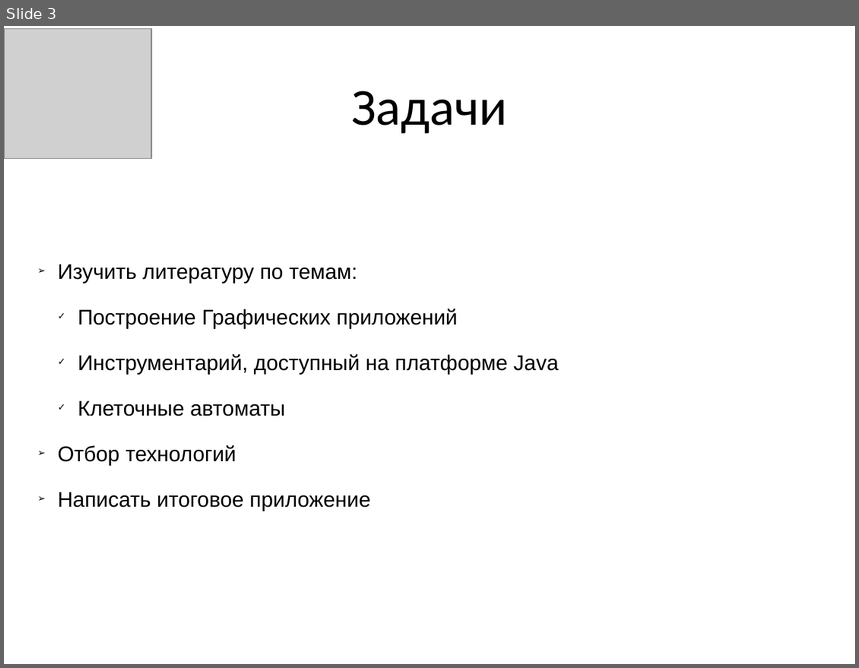
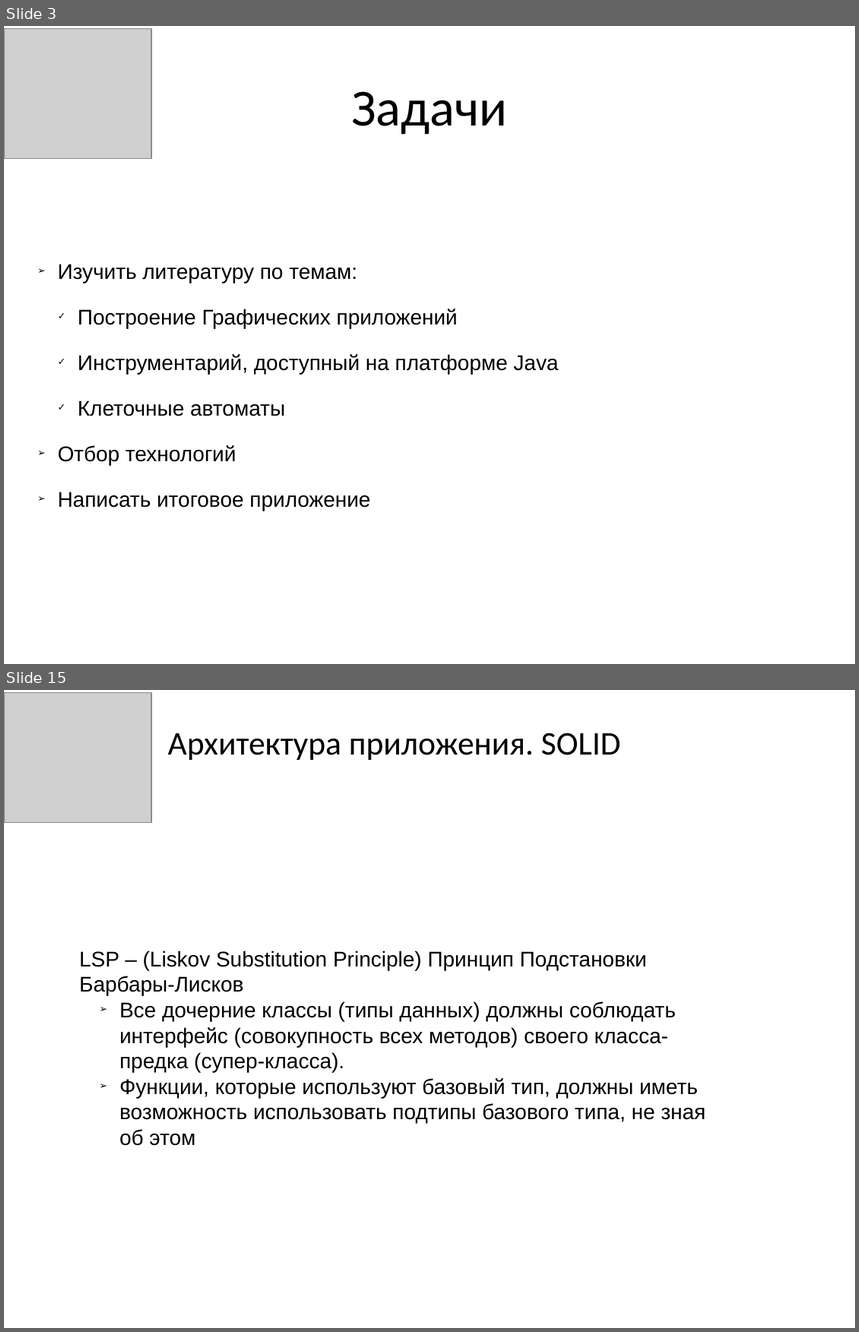
Before and after one commit to CymerR/GFX_1, a slide deck: Презентация.pptx. Shown one above the other, each under a label of ours: slide 3 before the commit, slides 3 and 15 after it; the slides between them are not shown. The pictures are 859x668 and 859x1332 pixels, drawn with LibreOffice and Linux fonts; fonts in the diff are those of the drawing; grey boxes stand for pictures. Boxes give left, top, right and bottom in pixels: in the first picture for what was removed or moved away, otherwise in the second. Text is boxed around its words. In the diff, an @@ line names an element or a change of style, - is before the commit and + after.

```diff
--- a/Презентация.pptx
+++ b/Презентация.pptx
@@ slide 15 added at (4,690,855,1328), background #FFFFFF @@
@@ picture added at (4,692,151,823) @@
@@ text added at (168,733,621,760), 28 pt, text #000000 @@
+Архитектура приложения. SOLID
@@ text added at (79,951,706,1146), 18 pt, text #000000 @@
+LSP – (Liskov Substitution Principle) Принцип Подстановки Барбары-Лисков
+  ➢ Все дочерние классы (типы данных) должны соблюдать интерфейс (совокупность всех методов) своего класса-предка (супер-класса).
+  ➢ Функции, которые используют базовый тип, должны иметь возможность использовать подтипы базового типа, не зная об этом
```
Also in this commit, not shown: 2 slides changed, 24 other slides added, 2 slides removed, 2 other files.
